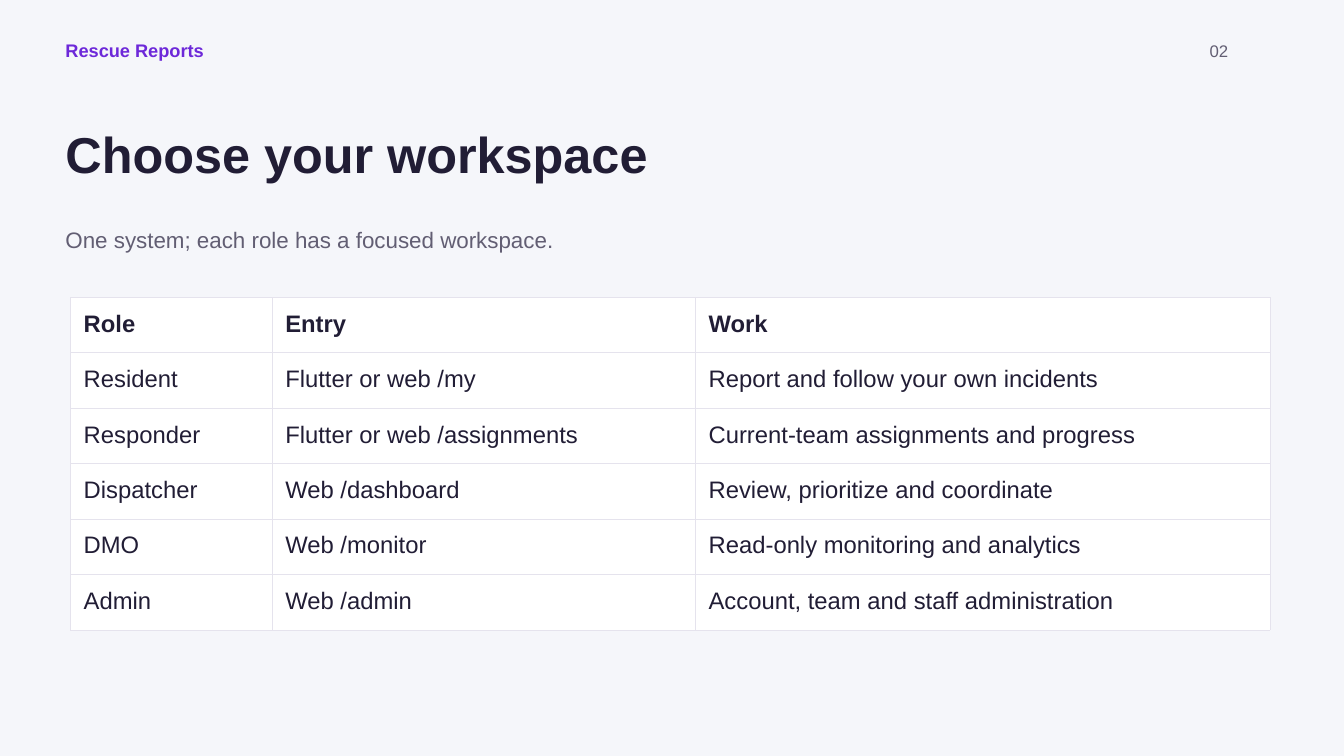
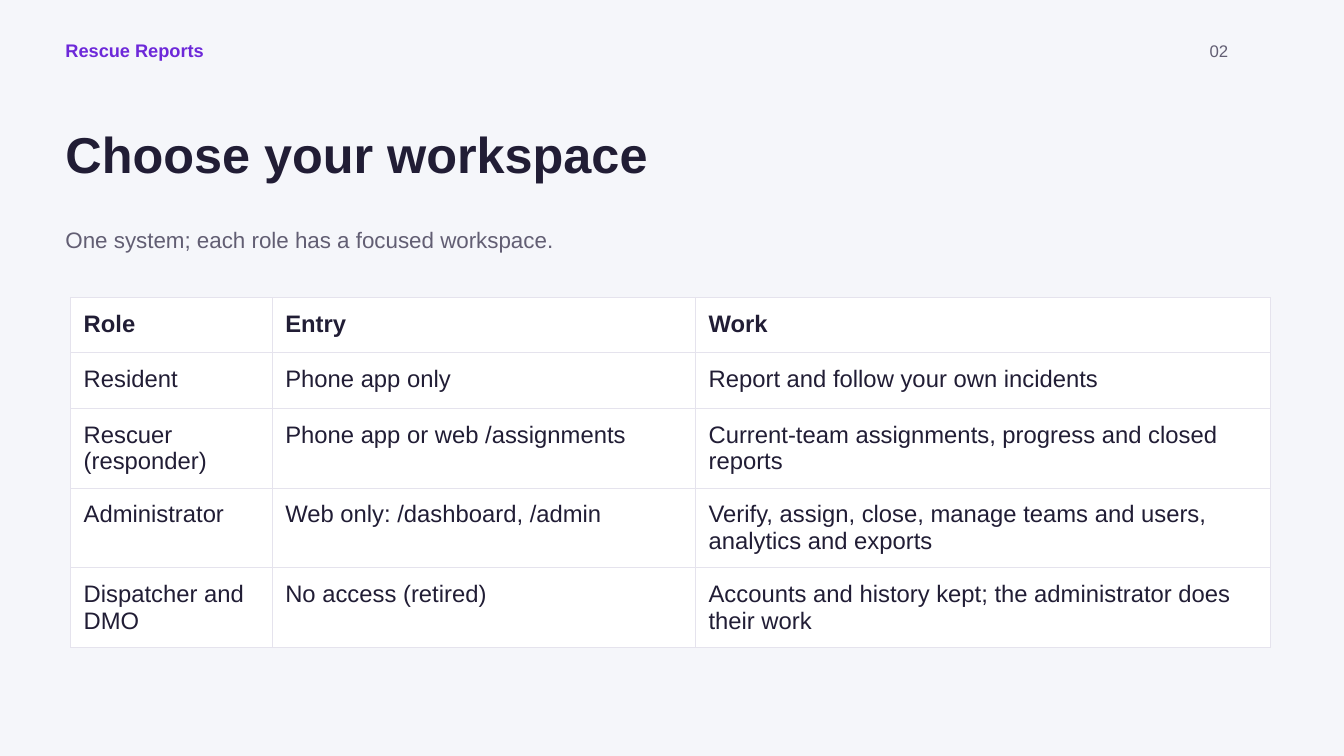
Before and after one commit to andireyes06-maker/disaster-rescue, a slide deck: slide 2 of docs/user-guide/Rescue-Reports-User-Guide.pptx. Drawn at 1344x756 pixels with LibreOffice and Linux fonts; fonts in the diff are those of the drawing. Boxes give left, top, right and bottom in pixels: in the first picture for what was removed or moved away, otherwise in the second. Text is boxed around its words. In the diff, an @@ line names an element or a change of style, - is before the commit and + after.

```diff
--- a/docs/user-guide/Rescue-Reports-User-Guide.pptx
+++ b/docs/user-guide/Rescue-Reports-User-Guide.pptx
@@ table at (x1=71, y1=297, x2=1270, y2=640) @@
-row 2: Resident | Flutter or web /my | Report and follow your own incidents
-row 3: Responder | Flutter or web /assignments | Current-team assignments and progress
-row 4: Dispatcher | Web /dashboard | Review, prioritize and coordinate
-row 5: DMO | Web /monitor | Read-only monitoring and analytics
-row 6: Admin | Web /admin | Account, team and staff administration
+row 2: Resident | Phone app only | Report and follow your own incidents
+row 3: Rescuer (responder) | Phone app or web /assignments | Current-team assignments, progress and closed reports
+row 4: Administrator | Web only: /dashboard, /admin | Verify, assign, close, manage teams and users, analytics and exports
+row 5: Dispatcher and DMO | No access (retired) | Accounts and history kept; the administrator does their work
```
Also in this commit, not shown: 3 other slides changed, 2 other files.
